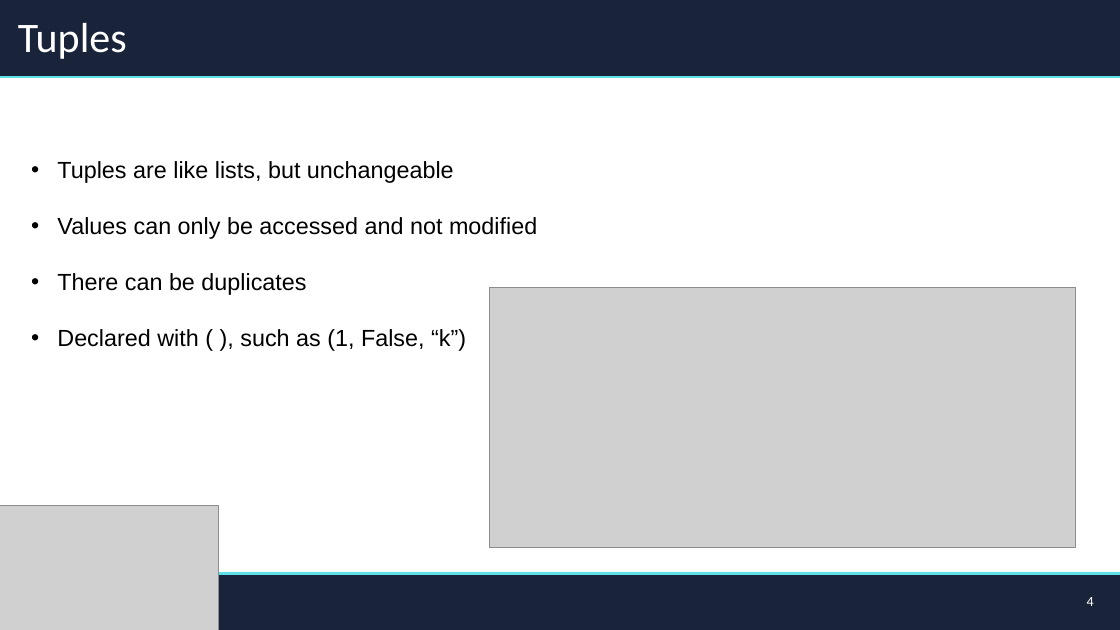
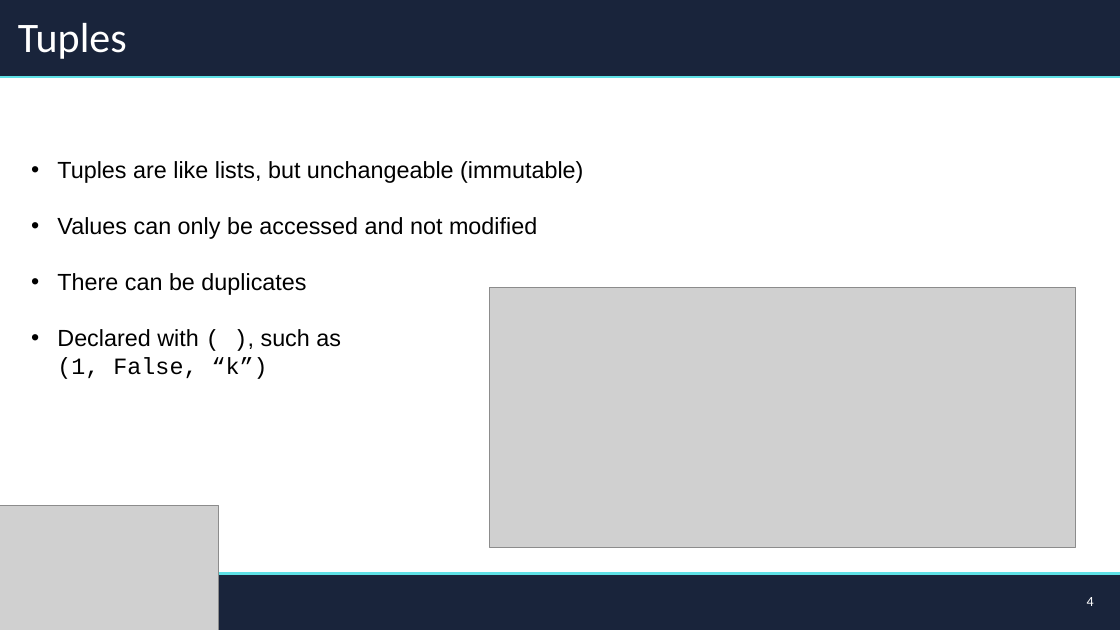
Before and after one commit to FinTechIU/pySupp, a slide deck: slide 4 of FA24/WK3/CodingSessionThreeInstallGuide.pptx. Drawn at 1120x630 pixels with LibreOffice and Linux fonts; fonts in the diff are those of the drawing; grey boxes stand for pictures. Boxes give left, top, right and bottom in pixels: in the first picture for what was removed or moved away, otherwise in the second. Text is boxed around its words. In the diff, an @@ line names an element or a change of style, - is before the commit and + after.

```diff
--- a/FA24/WK3/CodingSessionThreeInstallGuide.pptx
+++ b/FA24/WK3/CodingSessionThreeInstallGuide.pptx
@@ text at <box>57,161,583,183</box>: text changed @@
-• Tuples are like lists, but unchangeable
+• Tuples are like lists, but unchangeable (immutable)
@@ text at <box>57,329,341,379</box>: font Arial to Courier New in "( ), (1, False, “k”)" @@
```
Also in this commit, not shown: 5 other slides changed.
